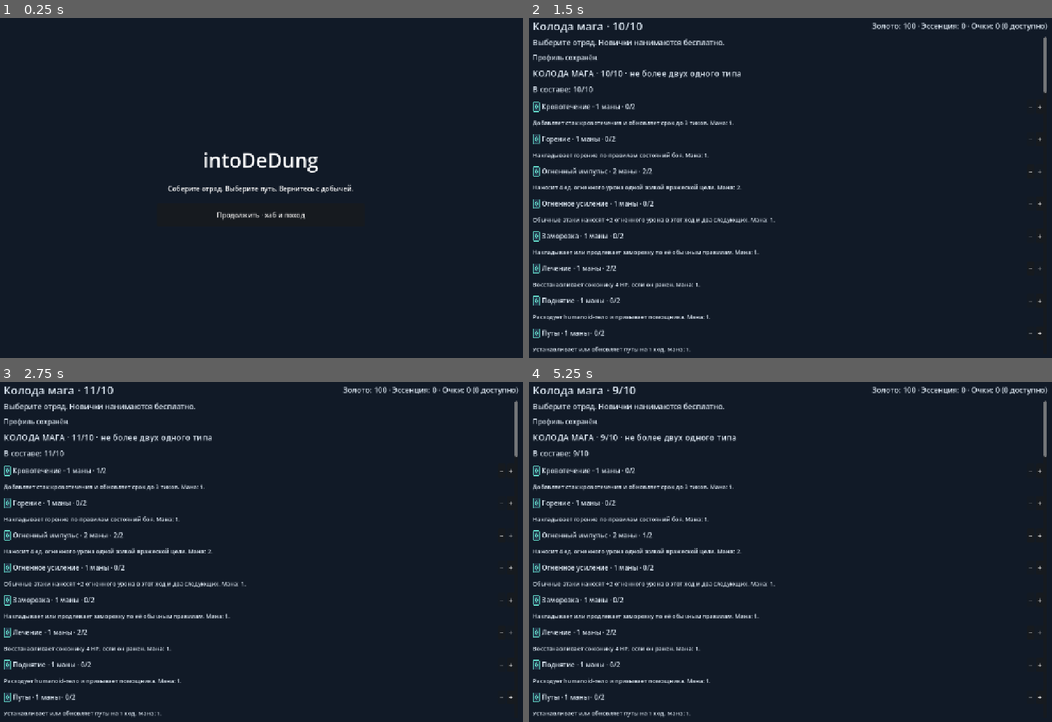
Above: before the commit, frames 1-4 (two rows, left to right).
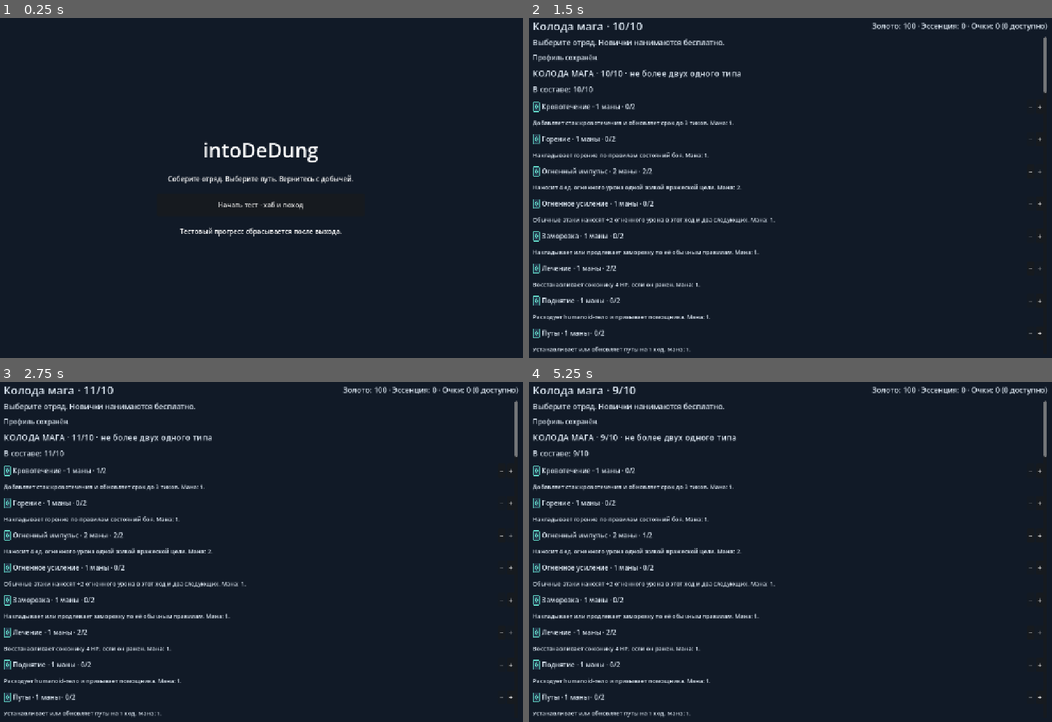
Above: after the commit, the same moments.

Repository: KonisheffAnton/into-de-dung
Game: Godot game, scene res://scenes/demo/main_menu.tscn
Same seed, same stepped clock (60 frames per second), same inputs: the game is played once before the commit and once after it.
Inputs:
- Up to frame 1 (0.25 s): no input
- Up to frame 2 (1.5 s): click "Продолжить · хаб и поход" (after the commit: "Начать тест · хаб и поход") at 0.5 s; click "Пересобрать базу" at 1.25 s
- Up to frame 3 (2.75 s): click "+" at 2 s
- Up to frame 4 (5.25 s): click "−" at 2.75 s; click "+" at 3.5 s; click "−" at 4.25 s; click "−" at 5 s

The runs differ from the first frame. In frame 1, 2.2% of the frame differs, in the area x 31-68%, y 36-65%; in frame 2, less than 0.1%; in frame 3, less than 0.1%; in frame 4, less than 0.1%.

Commit message:
feat(playtest): reset temporary profiles between launches

Diff:
--- a/scenes/demo/main_menu.tscn
+++ b/scenes/demo/main_menu.tscn
@@ -47,4 +47,9 @@
 [node name="continue_game" type="Button" parent="CenterContainer/VBoxContainer"]
 custom_minimum_size = Vector2(0, 56)
 layout_mode = 2
-text = "Продолжить · хаб и поход"
+text = "Начать тест · хаб и поход"
+
+[node name="TestProfileHint" type="Label" parent="CenterContainer/VBoxContainer"]
+layout_mode = 2
+text = "Тестовый прогресс сбрасывается после выхода."
+horizontal_alignment = 1
--- a/scripts/demo/main_menu.gd
+++ b/scripts/demo/main_menu.gd
@@ -1,13 +1,54 @@
 extends Control
+
+static var _temporary_profile_counter: int = 0
 
 @export var save_path: String = "user://hero-hub-v1.save"
 @export var mage_deck_mode: bool = true
+@export var temporary_profile: bool = true
+
+var _owned_temporary_save_path: String = ""
+var _hub_opened: bool = false
 
 func _ready() -> void:
 	var continue_button: Button = $CenterContainer/VBoxContainer/continue_game
+	var profile_hint: Label = $CenterContainer/VBoxContainer/TestProfileHint
+	if temporary_profile:
+		_owned_temporary_save_path = _make_temporary_save_path()
+		save_path = _owned_temporary_save_path
+		continue_button.text = "Начать тест · хаб и поход"
+		profile_hint.text = "Тестовый прогресс сбрасывается после выхода."
+	else:
+		continue_button.text = "Продолжить · хаб и поход"
+		profile_hint.text = "Прогресс сохраняется между запусками."
 	continue_button.pressed.connect(_open_hub)
 
+func _make_temporary_save_path() -> String:
+	var base_name: String = "user://hero-hub-playtest-%d-%d" % [OS.get_process_id(), Time.get_ticks_usec()]
+	var counter: int = _temporary_profile_counter
+	var candidate: String = "%s-%d.save" % [base_name, counter]
+	while _temporary_profile_path_exists(candidate):
+		counter += 1
+		candidate = "%s-%d.save" % [base_name, counter]
+	# Счётчик разводит меню, созданные в одном кадре до появления файла сохранения.
+	_temporary_profile_counter = counter + 1
+	return candidate
+
+func _temporary_profile_path_exists(path: String) -> bool:
+	return FileAccess.file_exists(path) or FileAccess.file_exists(path + ".bak") or FileAccess.file_exists(path + ".tmp")
+
+func _exit_tree() -> void:
+	if _owned_temporary_save_path.is_empty():
+		return
+	for path: String in [_owned_temporary_save_path, _owned_temporary_save_path + ".bak", _owned_temporary_save_path + ".tmp"]:
+		if FileAccess.file_exists(path):
+			var error: Error = DirAccess.remove_absolute(ProjectSettings.globalize_path(path))
+			if error != OK:
+				push_warning("Не удалось удалить временный профиль плейтеста: %s (%s)" % [path, error_string(error)])
+
 func _open_hub() -> void:
+	if _hub_opened:
+		return
+	_hub_opened = true
 	for child: Node in get_children(): remove_child(child); child.queue_free()
 	var hub: HeroHubScreen = load("res://scenes/demo/hero_hub.tscn").instantiate() as HeroHubScreen
 	hub.name = "ExpeditionHub"; hub.expedition_mode = true; hub.save_path = save_path
--- a/tests/test_expedition_ui.gd
+++ b/tests/test_expedition_ui.gd
@@ -27,6 +27,7 @@
 	root.add_child(viewport); viewport.notify_mouse_entered()
 	menu = (load("res://scenes/demo/main_menu.tscn") as PackedScene).instantiate()
 	menu.set("mage_deck_mode",false)
+	menu.set("temporary_profile",false)
 	menu.set("save_path",path); viewport.add_child(menu)
 	await process_frame; await process_frame
 	await capture("u14-01-menu")
@@ -122,7 +123,7 @@
 	check(wallet != null and wallet.size.x >= wallet.get_theme_font("font").get_string_size(wallet.text,HORIZONTAL_ALIGNMENT_LEFT,-1,wallet.get_theme_font_size("font_size")).x,"wallet width includes every digit")
 	var final_profile := hub.run.to_dict()
 	viewport.remove_child(menu); menu.queue_free(); await process_frame
-	menu = (load("res://scenes/demo/main_menu.tscn") as PackedScene).instantiate(); menu.set("mage_deck_mode",false); menu.set("save_path",path); viewport.add_child(menu)
+	menu = (load("res://scenes/demo/main_menu.tscn") as PackedScene).instantiate(); menu.set("mage_deck_mode",false); menu.set("temporary_profile",false); menu.set("save_path",path); viewport.add_child(menu)
 	await process_frame; await press("continue_game")
 	hub = menu.find_child("ExpeditionHub",true,false) as HeroHubScreen
 	check(hub.run.to_dict() == final_profile,"restart preserves settled result")
--- a/tests/test_hub_scene_authoring.gd
+++ b/tests/test_hub_scene_authoring.gd
@@ -5,8 +5,11 @@
 var viewport: SubViewport
 var hub: HeroHubScreen
 var save_path: String = ""
+var captures: String = ""
 
 func _initialize() -> void:
+	for argument: String in OS.get_cmdline_user_args():
+		if argument.begins_with("--captures="): captures = argument.trim_prefix("--captures=")
 	call_deferred("_run")
 
 func check(value: bool, label: String) -> void:
@@ -29,7 +32,9 @@
 	var menu_button := menu.get_node_or_null(^"CenterContainer/VBoxContainer/continue_game") as Button
 	check(menu_button != null, "main menu keeps its authored continue button")
 	check(menu.get_node_or_null(^"CenterContainer/VBoxContainer/Title") is Label, "main menu keeps its authored title")
+	check(menu.get_node_or_null(^"CenterContainer/VBoxContainer/TestProfileHint") is Label, "main menu authors its temporary profile explanation")
 	menu.free()
+	await _check_menu_profiles(menu_scene)
 
 	hub = hub_scene.instantiate() as HeroHubScreen
 	check(hub != null, "hero hub scene instantiates")
@@ -138,6 +143,104 @@
 	await _close_viewport()
 	await _finish()
 
+func _check_menu_profiles(scene: PackedScene) -> void:
+	var legacy_path := "user://menu-profile-fixture-%d-%d.save" % [OS.get_process_id(), Time.get_ticks_usec()]
+	var legacy := HeroHubState.create(4280)
+	legacy.enable_mage_deck()
+	legacy.gold = 432
+	check(HeroHubStore.write_run(legacy_path, legacy).is_empty(), "persistent fixture is saved")
+	var legacy_bytes := FileAccess.get_file_as_bytes(legacy_path)
+	for suffix: String in [".bak", ".tmp"]:
+		_write_fixture(legacy_path + suffix, legacy_bytes)
+	var menu_viewport := SubViewport.new()
+	menu_viewport.size = Vector2i(1280, 850)
+	menu_viewport.render_target_update_mode = SubViewport.UPDATE_ALWAYS
+	root.add_child(menu_viewport)
+	menu_viewport.notify_mouse_entered()
+	var first := scene.instantiate() as Control
+	first.set("save_path", legacy_path)
+	menu_viewport.add_child(first)
+	await process_frame
+	await process_frame
+	var first_path := String(first.get("save_path"))
+	check(bool(first.get("temporary_profile")) and first_path != legacy_path, "default menu isolates the existing save")
+	check(not FileAccess.file_exists(first_path), "opening the menu alone does not create a profile")
+	await _capture_menu(menu_viewport, "temporary-menu")
+	var button := first.get_node(^"CenterContainer/VBoxContainer/continue_game") as Button
+	var click := InputEventMouseButton.new()
+	click.position = button.global_position + button.size * 0.5
+	click.button_index = MOUSE_BUTTON_LEFT
+	click.pressed = true
+	menu_viewport.push_input(click, true)
+	await process_frame
+	click.pressed = false
+	menu_viewport.push_input(click, true)
+	await process_frame
+	await process_frame
+	var first_hub := first.get_node_or_null("ExpeditionHub") as HeroHubScreen
+	check(first_hub != null and first_hub.run != null, "real menu click opens the temporary hub")
+	if first_hub != null and first_hub.run != null:
+		check(first_hub.run.phase == "hub" and not first_hub.run.mage_deck.is_empty() and first_hub.run.expedition == null, "temporary profile begins in the new deck hub")
+		check(first_hub.run.gold != legacy.gold, "temporary hub does not continue persistent progress")
+		first.call("_open_hub")
+		check(first.get_child_count() == 1 and first.get_child(0) == first_hub, "duplicate activation preserves the same hub")
+	check(FileAccess.file_exists(first_path), "temporary hub uses normal save transactions")
+	await _capture_menu(menu_viewport, "temporary-hub")
+	var second := scene.instantiate() as Control
+	menu_viewport.add_child(second)
+	var second_path := String(second.get("save_path"))
+	check(second_path != first_path and second_path != legacy_path, "another launch gets a separate path even before exit")
+	second.call("_open_hub")
+	check(FileAccess.file_exists(second_path), "second temporary profile is independent")
+	for suffix: String in [".bak", ".tmp"]:
+		_write_fixture(first_path + suffix, legacy_bytes)
+	first.free()
+	for suffix: String in ["", ".bak", ".tmp"]:
+		check(not FileAccess.file_exists(first_path + suffix), "exit removes owned temporary file " + suffix)
+		check(FileAccess.get_file_as_bytes(legacy_path + suffix) == legacy_bytes, "exit preserves original profile file " + suffix)
+	check(FileAccess.file_exists(second_path), "exit cannot delete another active test profile")
+	second.free()
+	check(not FileAccess.file_exists(second_path), "second profile cleans up on exit")
+	# Остаток после принудительной остановки не должен стать продолжением следующего теста.
+	_write_fixture(first_path, legacy_bytes)
+	var restarted := scene.instantiate() as Control
+	menu_viewport.add_child(restarted)
+	check(String(restarted.get("save_path")) != first_path, "next launch ignores an abandoned temporary save")
+	restarted.free()
+	check(FileAccess.get_file_as_bytes(first_path) == legacy_bytes, "cleanup is limited to the owned launch")
+	_remove_save(first_path)
+	var persistent := scene.instantiate() as Control
+	persistent.set("temporary_profile", false)
+	persistent.set("save_path", legacy_path)
+	menu_viewport.add_child(persistent)
+	check(String(persistent.get("save_path")) == legacy_path, "opt-out honors the persistent save override")
+	var persistent_button := persistent.get_node(^"CenterContainer/VBoxContainer/continue_game") as Button
+	check(persistent_button.text.begins_with("Продолжить"), "persistent mode describes continuation")
+	persistent.call("_open_hub")
+	var loaded_hub := persistent.get_node_or_null("ExpeditionHub") as HeroHubScreen
+	check(loaded_hub != null and loaded_hub.run != null and loaded_hub.run.gold == legacy.gold, "persistent mode restores the saved progress")
+	persistent.free()
+	for suffix: String in ["", ".bak", ".tmp"]:
+		check(FileAccess.get_file_as_bytes(legacy_path + suffix) == legacy_bytes, "persistent mode leaves save bytes untouched " + suffix)
+		_remove_save(legacy_path + suffix)
+	menu_viewport.queue_free()
+	await process_frame
+	await process_frame
+
+func _write_fixture(path: String, bytes: PackedByteArray) -> void:
+	var file := FileAccess.open(path, FileAccess.WRITE)
+	check(file != null, "fixture file opens")
+	if file != null:
+		file.store_buffer(bytes)
+		file.close()
+
+func _capture_menu(target: SubViewport, label: String) -> void:
+	if captures.is_empty(): return
+	for unused: int in 4: await process_frame
+	await RenderingServer.frame_post_draw
+	DirAccess.make_dir_recursive_absolute(captures)
+	check(target.get_texture().get_image().save_png(captures.path_join(label + ".png")) == OK, "capture " + label)
+
 func check_authored(screen: HeroHubScreen, ids: Dictionary, editing: bool) -> void:
 	var header := screen.get_node(^"Panel/Column/Header") as HBoxContainer
 	var title := screen.get_node(^"Panel/Column/Header/HubTitle") as Label
Not shown, changed: docs/ARCHITECTURE.md
Not shown, added: docs/CODEX_HANDOFF.history-20261006.md
Not shown, changed: docs/CODEX_HANDOFF.md
Not shown, changed: docs/HISTORY.md
Not shown, changed: docs/HUB_SCENES_V1.md
Not shown, changed: docs/REPOSITORY_STATE.md
Not shown, changed: tools/demo/isolate.py
